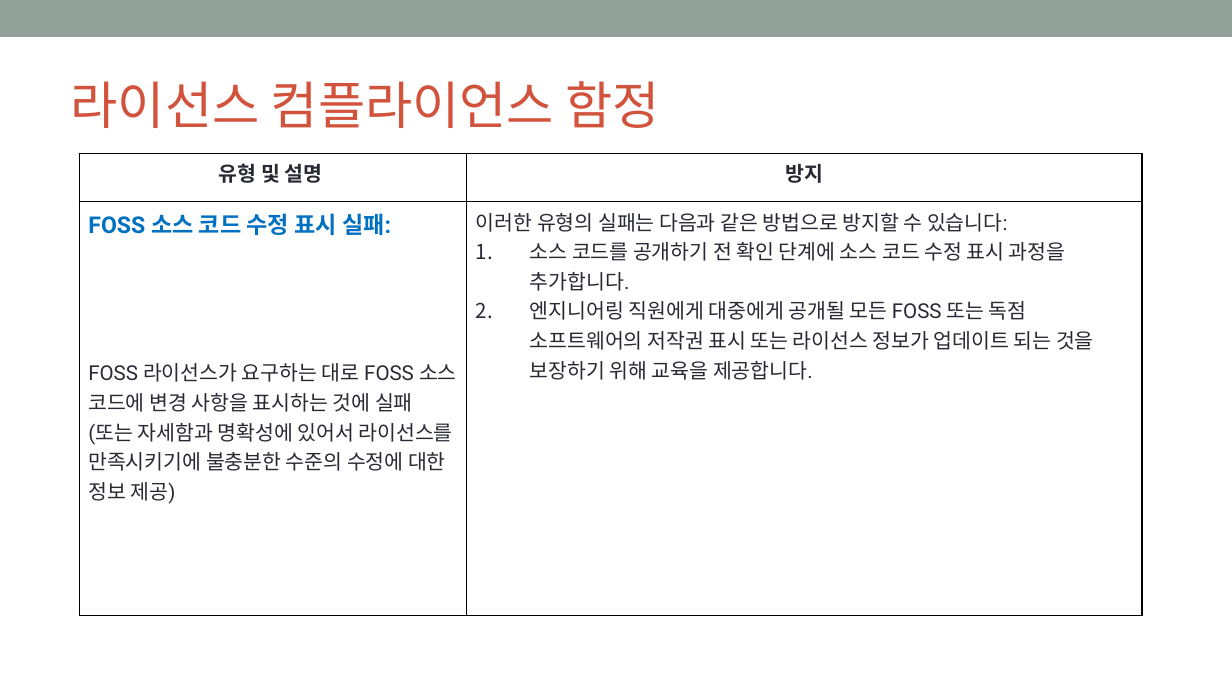
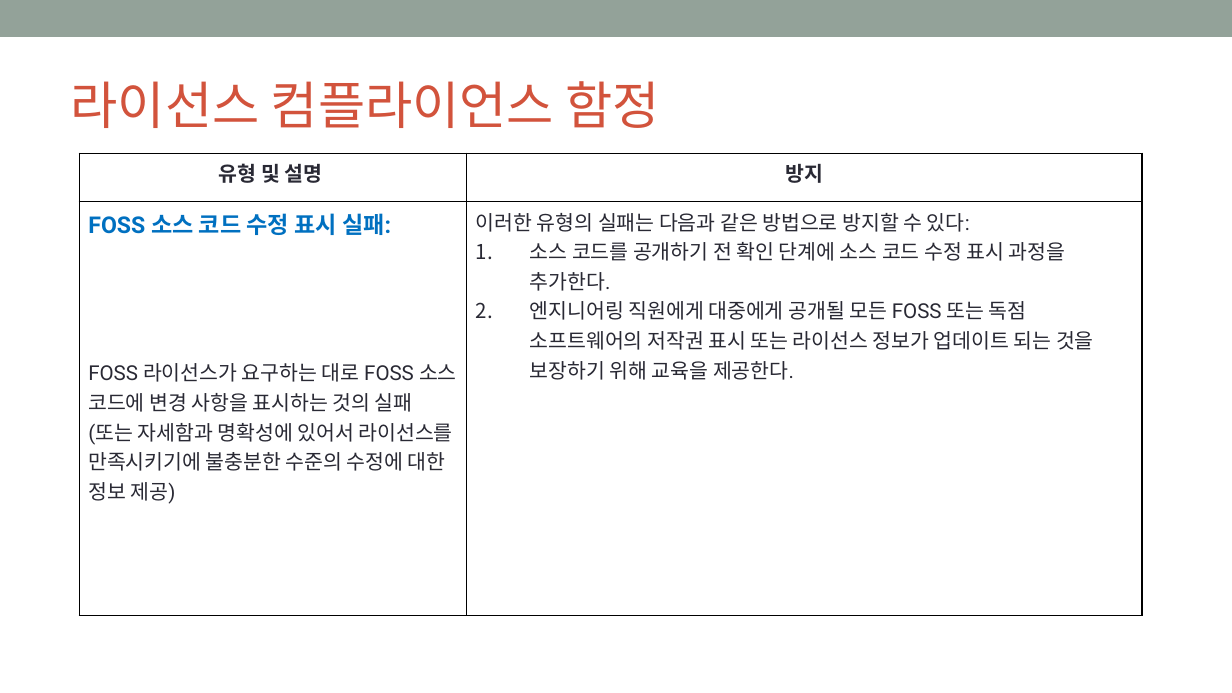
Before and after one commit to OpenChain-KWG/Curriculum-Translation-KR, a slide deck: slide 73 of target/slides/openchain-curriculum-for-1-1.pptx. Drawn at 1232x693 pixels with LibreOffice and Linux fonts; fonts in the diff are those of the drawing; background and template pictures are left out. Boxes give left, top, right and bottom in pixels: in the first picture for what was removed or moved away, otherwise in the second. Text is boxed around its words. In the diff, an @@ line names an element or a change of style, - is before the commit and + after.

```diff
--- a/target/slides/openchain-curriculum-for-1-1.pptx
+++ b/target/slides/openchain-curriculum-for-1-1.pptx
@@ table at box(79, 153, 1142, 508) @@
-row 2, column 1: FOSS 소스 코드 수정 표시 실패: / FOSS 라이선스가 요구하는 대로 FOSS 소스 코드에 변경 사항을 표시하는 것에 실패 (또는 자세함과 명확성에 있어서 라이선스를 만족시키기에 불충분한 수준의 수정에 대한 정보 제공)
+row 2, column 1: FOSS 소스 코드 수정 표시 실패: / FOSS 라이선스가 요구하는 대로 FOSS 소스 코드에 변경 사항을 표시하는 것의 실패 (또는 자세함과 명확성에 있어서 라이선스를 만족시키기에 불충분한 수준의 수정에 대한 정보 제공)
-row 2, column 2: 이러한 유형의 실패는 다음과 같은 방법으로 방지할 수 있습니다: / 소스 코드를 공개하기 전 확인 단계에 소스 코드 수정 표시 과정을 추가합니다. / 엔지니어링 직원에게 대중에게 공개될 모든 FOSS 또는 독점 소프트웨어의 저작권 표시 또는 라이선스 정보가 업데이트 되는 것을 보장하기 위해 교육을 제공합니다.
+row 2, column 2: 이러한 유형의 실패는 다음과 같은 방법으로 방지할 수 있다: / 소스 코드를 공개하기 전 확인 단계에 소스 코드 수정 표시 과정을 추가한다. / 엔지니어링 직원에게 대중에게 공개될 모든 FOSS 또는 독점 소프트웨어의 저작권 표시 또는 라이선스 정보가 업데이트 되는 것을 보장하기 위해 교육을 제공한다.
```
Also in this commit, not shown: 13 other slides changed, 1 other file.
